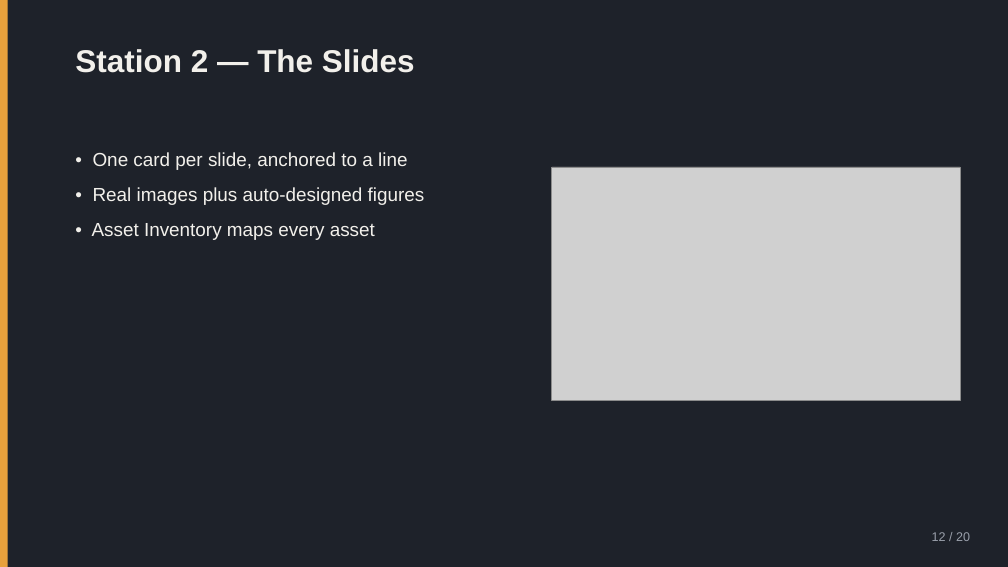
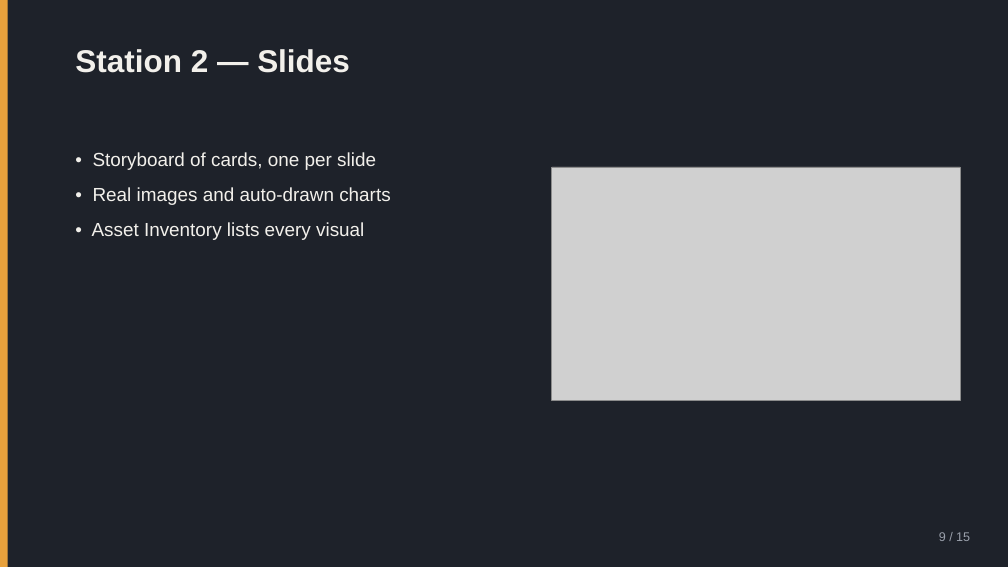
Before and after one commit to nikolaidk/voice, a slide deck: slide 9 of docs/user-guide.pptx (slide 12 before the commit). Drawn at 1008x567 pixels with LibreOffice and Linux fonts; fonts in the diff are those of the drawing; grey boxes stand for pictures. Boxes give left, top, right and bottom in pixels: in the first picture for what was removed or moved away, otherwise in the second. Text is boxed around its words. In the diff, an @@ line names an element or a change of style, - is before the commit and + after.

```diff
--- a/docs/user-guide.pptx
+++ b/docs/user-guide.pptx
@@ text at [75,49,350,73]: text changed @@
-Station 2 — The Slides
+Station 2 — Slides
@@ text at [92,152,390,240]: text changed @@
-• One card per slide, anchored to a line
-• Real images plus auto-designed figures
-• Asset Inventory maps every asset
+• Storyboard of cards, one per slide
+• Real images and auto-drawn charts
+• Asset Inventory lists every visual
@@ text at [939,532,970,541]: text changed @@
-12 / 20
+9 / 15
```
Also in this commit, not shown: 8 other slides changed, 6 slides added, 11 slides removed, 2 other files.
